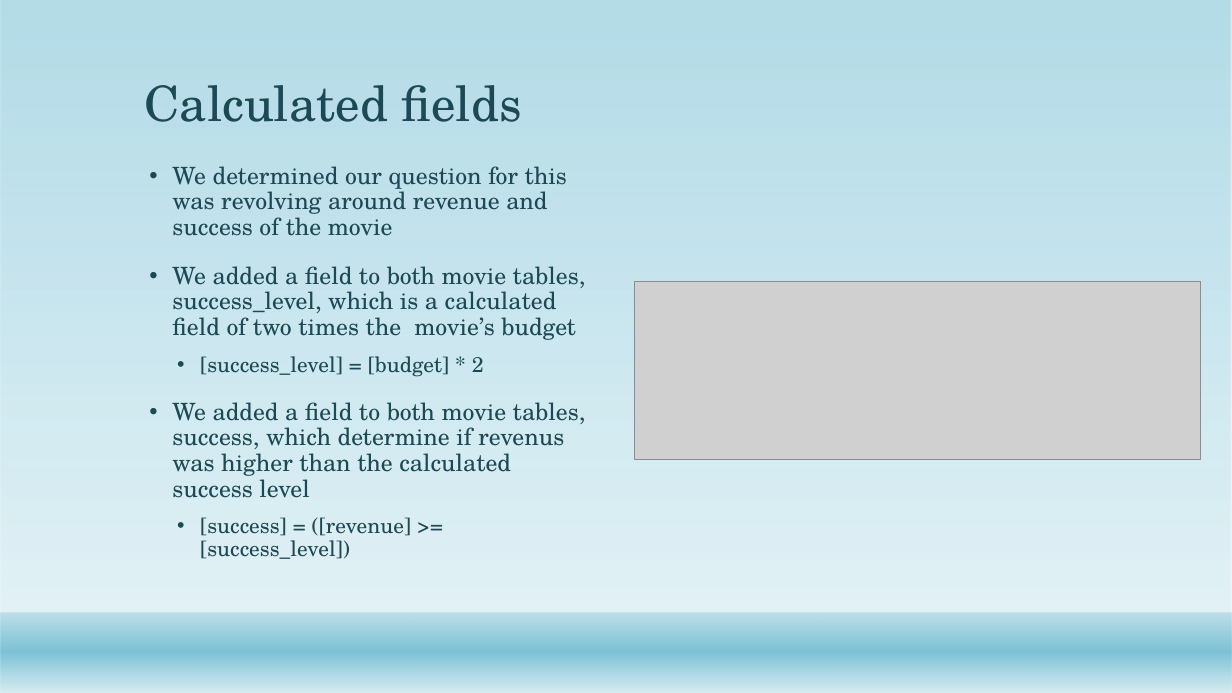
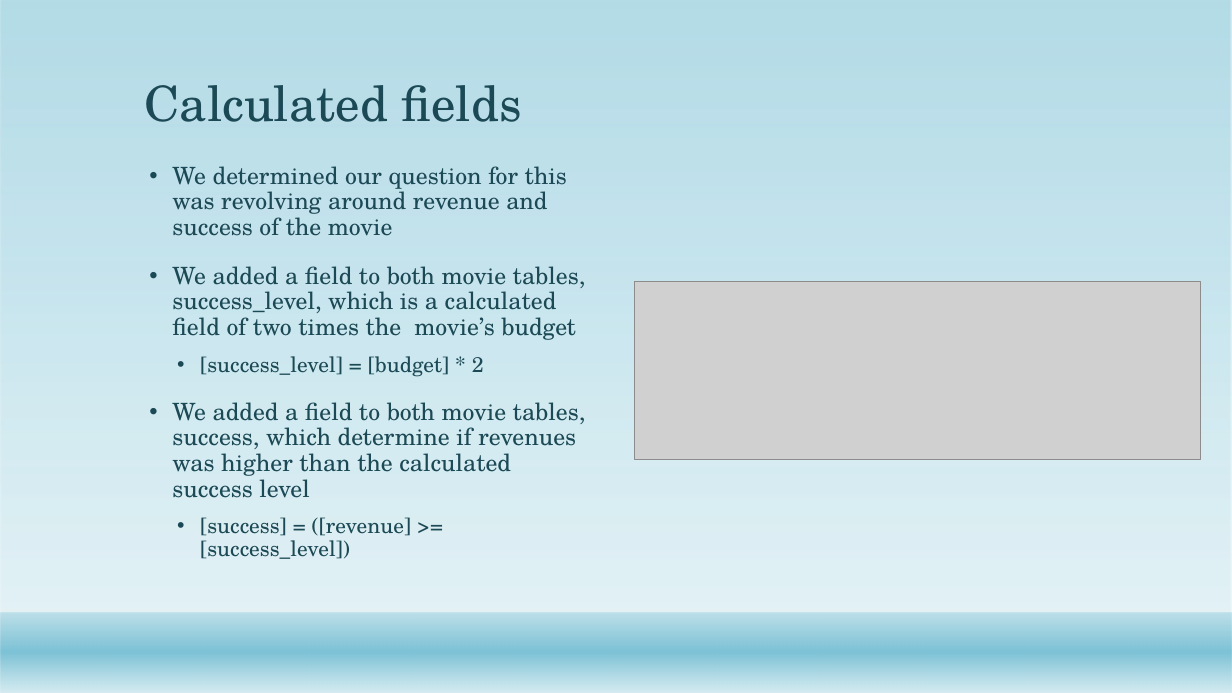
Before and after one commit to max-schweikl/Final-Project_Group-5, a slide deck: slide 16 of week3/final_db_design.pptx. Drawn at 1232x693 pixels with LibreOffice and Linux fonts; fonts in the diff are those of the drawing; grey boxes stand for pictures; background and template pictures are left out. Boxes give left, top, right and bottom in pixels: in the first picture for what was removed or moved away, otherwise in the second. Text is boxed around its words. In the diff, an @@ line names an element or a change of style, - is before the commit and + after.

```diff
--- a/week3/final_db_design.pptx
+++ b/week3/final_db_design.pptx
@@ text at bbox=[172, 402, 586, 498]: text changed @@
-• We added a field to both movie tables, success, which determine if revenus was higher than the calculated success level
+• We added a field to both movie tables, success, which determine if revenues was higher than the calculated success level
```
Also in this commit, not shown: 1 slide added, 2 other files.
